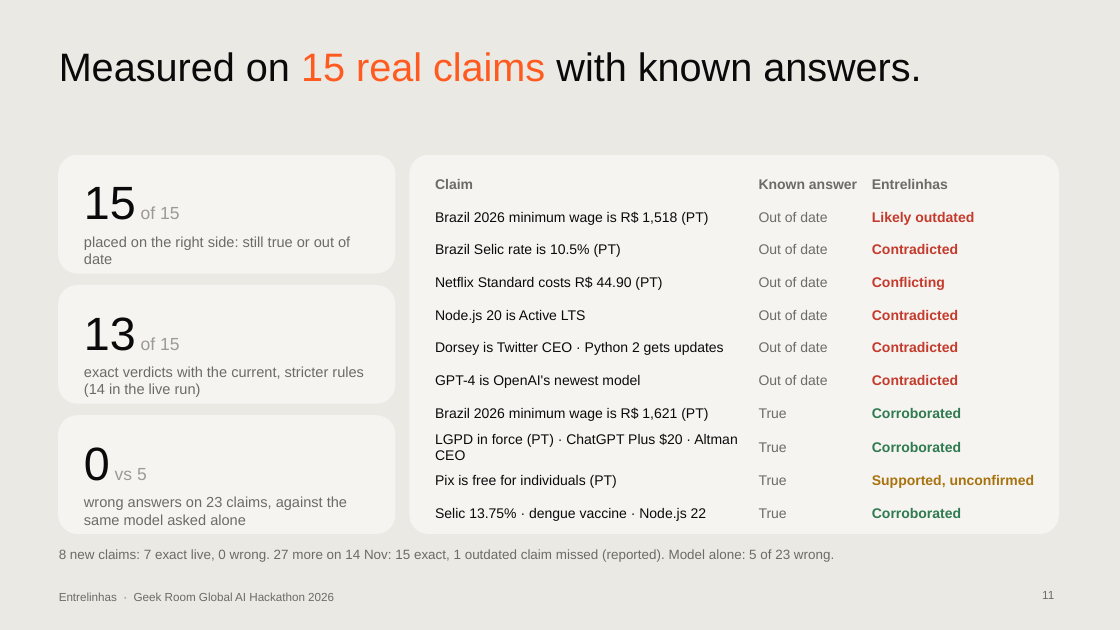
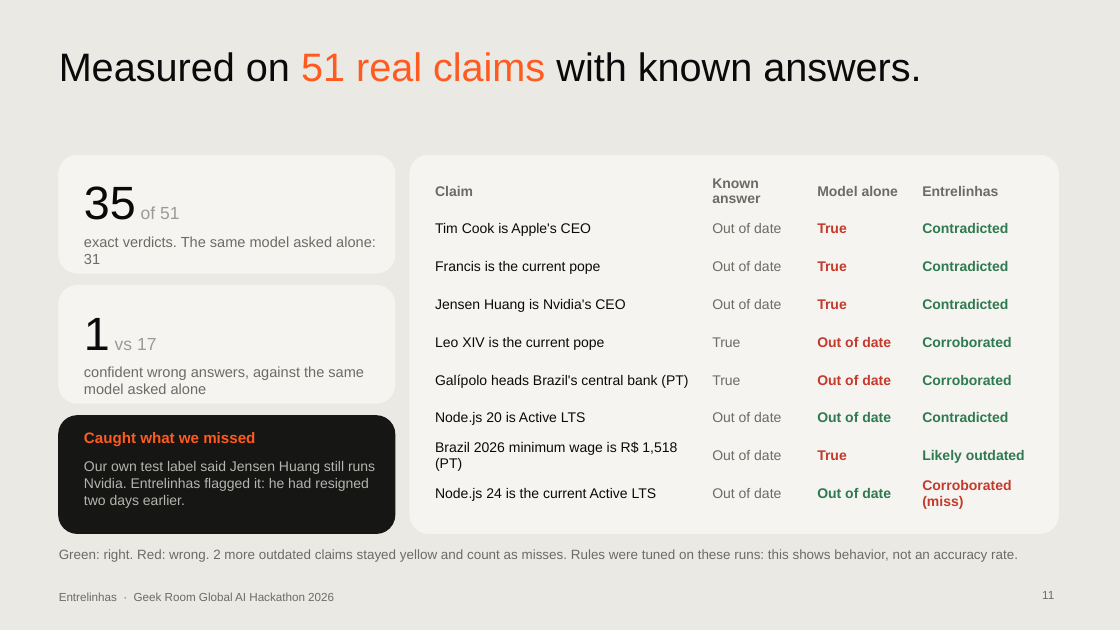
Before and after one commit to contatoalicecandido-lab/entrelinhas, a slide deck: slide 11 of submission/Entrelinhas_Pitch_Deck.pptx. Drawn at 1120x630 pixels with LibreOffice and Linux fonts; fonts in the diff are those of the drawing. Boxes give left, top, right and bottom in pixels: in the first picture for what was removed or moved away, otherwise in the second. Text is boxed around its words. In the diff, an @@ line names an element or a change of style, - is before the commit and + after.

```diff
--- a/submission/Entrelinhas_Pitch_Deck.pptx
+++ b/submission/Entrelinhas_Pitch_Deck.pptx
@@ title at bbox=[59, 52, 921, 82]: text changed @@
-Measured on 15 real claims with known answers.
+Measured on 51 real claims with known answers.
@@ table at bbox=[429, 172, 1042, 513] @@
-Claim | Known answer | Entrelinhas
-Brazil 2026 minimum wage is R$ 1,518 (PT) | Out of date | Likely outdated
-Brazil Selic rate is 10.5% (PT) | Out of date | Contradicted
-Netflix Standard costs R$ 44.90 (PT) | Out of date | Conflicting
-Node.js 20 is Active LTS | Out of date | Contradicted
-Dorsey is Twitter CEO · Python 2 gets updates | Out of date | Contradicted
-GPT-4 is OpenAI's newest model | Out of date | Contradicted
-Brazil 2026 minimum wage is R$ 1,621 (PT) | True | Corroborated
-LGPD in force (PT) · ChatGPT Plus $20 · Altman CEO | True | Corroborated
-Pix is free for individuals (PT) | True | Supported, unconfirmed
-Selic 13.75% · dengue vaccine · Node.js 22 | True | Corroborated
+Claim | Known answer | Model alone | Entrelinhas
+Tim Cook is Apple's CEO | Out of date | True | Contradicted
+Francis is the current pope | Out of date | True | Contradicted
+Jensen Huang is Nvidia's CEO | Out of date | True | Contradicted
+Leo XIV is the current pope | True | Out of date | Corroborated
+Galípolo heads Brazil's central bank (PT) | True | Out of date | Corroborated
+Node.js 20 is Active LTS | Out of date | Out of date | Contradicted
+Brazil 2026 minimum wage is R$ 1,518 (PT) | Out of date | True | Likely outdated
+Node.js 24 is the current Active LTS | Out of date | Out of date | Corroborated (miss)
@@ table: place and size @@
-table at bbox=[429, 168, 1042, 525]
+table at bbox=[429, 172, 1042, 513]
@@ text at bbox=[84, 186, 179, 220]: text changed @@
-15 of 15
+35 of 51
@@ text at bbox=[84, 236, 376, 264]: text changed @@
-placed on the right side: still true or out of date
+exact verdicts. The same model asked alone: 31
@@ text at bbox=[84, 318, 156, 350]: text changed @@
-13 of 15
+1 vs 17
@@ text at bbox=[84, 366, 364, 394]: text changed @@
-exact verdicts with the current, stricter rules (14 in the live run)
+confident wrong answers, against the same model asked alone
@@ rounded rectangle at bbox=[59, 416, 395, 534]: fill #F5F4F0 to #161615; outline #F5F4F0 1 pt to #161615 1 pt @@
@@ text at bbox=[84, 432, 255, 446]: text changed; size 15 to 13 pt; text colour #9B9A96 to #FF5A1F; bold on @@
-0 vs 5
+Caught what we missed
@@ text "Caught what we missed" at bbox=[84, 432, 255, 446]: vertical alignment bottom to top @@
@@ text at bbox=[84, 461, 375, 508]: text changed; size 12.5 to 12 pt; text colour #6D6B66 to #B6B4AE @@
-wrong answers on 23 claims, against the same model asked alone
+Our own test label said Jensen Huang still runs Nvidia. Entrelinhas flagged it: he had resigned two days earlier.
@@ text at bbox=[59, 549, 1018, 562]: text changed @@
-8 new claims: 7 exact live, 0 wrong. 27 more on 14 Nov: 15 exact, 1 outdated claim missed (reported). Model alone: 5 of 23 wrong.
+Green: right. Red: wrong. 2 more outdated claims stayed yellow and count as misses. Rules were tuned on these runs: this shows behavior, not an accuracy rate.
```
Also in this commit, not shown: 5 other slides changed, 17 other files.
